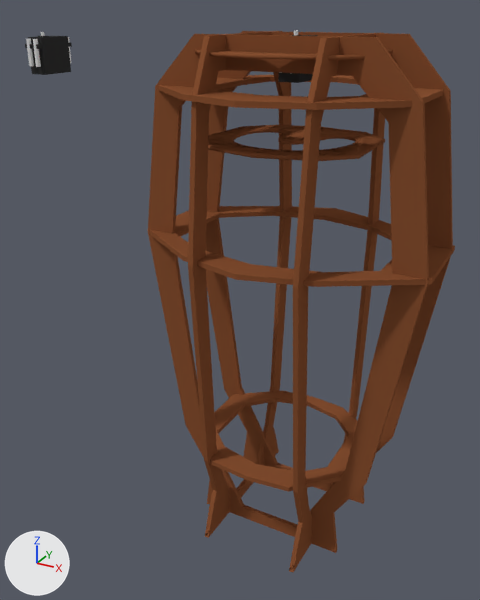
The Blender file LaserConstructionPlan/snowyOwl_smal.blend, before and after one commit.
Rendered twice from a 50 mm camera at (2.64, -5.88, 5.48) aimed at (-0.64, 0.08, 2.5). Every picture has the same lights, and +X, +Y and +Z are marked at lower left.

The first picture shows 'BezierCircle.001', 'BezierCircle.002', 'BezierCircle.003', 'BezierCircle.004', 'BezierCircle.005', 'BezierCircle.007', 'BezierCircle.008', 'BezierCircle.009', 'Neck', 'Servo', 'servoHoles'.
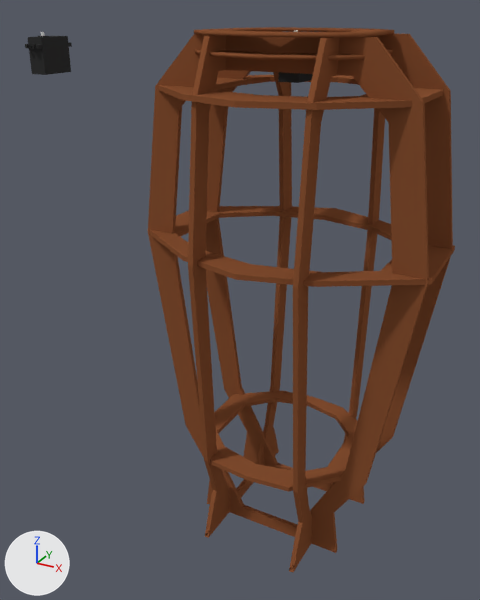
Commit message: head support

Boxes (x1, y1, x2, y2) around the edits, measured in the pictures (480 x 600 px):
'Neck', hidden (brown): before (208, 125, 385, 161)
'Neck_turnSupport', added (brown): after (194, 27, 395, 37)
'servoHoles', hidden: before (26, 37, 71, 67)

The change, as a diff of the scene's bpy script:
```diff
--- a/LaserConstructionPlan/snowyOwl_smal.blend.py
+++ b/LaserConstructionPlan/snowyOwl_smal.blend.py
@@ cu_neck_turnsupport @@
+cu_neck_turnsupport = bpy.data.curves.new('Neck_turnSupport', 'CURVE')
+cu_neck_turnsupport.dimensions = '2D'
+_sp = cu_neck_turnsupport.splines.new('BEZIER'); _sp.bezier_points.add(9)
+_sp.bezier_points.foreach_set('co', [-0.768, 0.366, 0.0, -0.479, 0.656, 0.0, 0.0, 0.731, 0.0, 0.479, 0.656, 0.0, 0.768, 0.366, 0.0, 0.806, -0.464, 0.0, 0.541, -0.729, 0.0, 0.0, -0.866, 0.0, -0.541, -0.729, 0.0, -0.806, -0.464, 0.0])
+_sp.bezier_points.foreach_set('handle_left', [-0.781, 0.0892, 0.0, -0.575, 0.559, 0.0, -0.16, 0.706, 0.0, 0.32, 0.681, 0.0, 0.672, 0.462, 0.0, 0.793, -0.187, 0.0, 0.629, -0.641, 0.0, 0.18, -0.821, 0.0, -0.361, -0.775, 0.0, -0.718, -0.552, 0.0])
+_sp.bezier_points.foreach_set('handle_right', [-0.672, 0.462, 0.0, -0.32, 0.681, 0.0, 0.16, 0.706, 0.0, 0.575, 0.559, 0.0, 0.781, 0.0892, 0.0, 0.718, -0.552, 0.0, 0.361, -0.775, 0.0, -0.18, -0.821, 0.0, -0.629, -0.641, 0.0, -0.793, -0.187, 0.0])
+for _p, _l, _r in zip(_sp.bezier_points, ['VECTOR', 'VECTOR', 'VECTOR', 'VECTOR', 'VECTOR', 'VECTOR', 'VECTOR', 'VECTOR', 'VECTOR', 'VECTOR'], ['VECTOR', 'VECTOR', 'VECTOR', 'VECTOR', 'VECTOR', 'VECTOR', 'VECTOR', 'VECTOR', 'VECTOR', 'VECTOR']): _p.handle_left_type = _l; _p.handle_right_type = _r
+_sp.order_u = 0
+_sp.order_v = 0
+_sp.use_cyclic_u = True
+_sp = cu_neck_turnsupport.splines.new('BEZIER'); _sp.bezier_points.add(9)
+_sp.bezier_points.foreach_set('co', [-0.57, 0.234, 0.0, -0.358, 0.422, 0.0, 0.0, 0.505, 0.0, 0.358, 0.422, 0.0, 0.57, 0.234, 0.0, 0.57, -0.292, 0.0, 0.382, -0.456, 0.0, 0.0, -0.54, 0.0, -0.382, -0.456, 0.0, -0.57, -0.292, 0.0])
+_sp.bezier_points.foreach_set('handle_left', [-0.57, 0.0585, 0.0, -0.428, 0.359, 0.0, -0.119, 0.477, 0.0, 0.239, 0.449, 0.0, 0.499, 0.296, 0.0, 0.57, -0.117, 0.0, 0.445, -0.401, 0.0, 0.127, -0.512, 0.0, -0.255, -0.484, 0.0, -0.507, -0.347, 0.0])
+_sp.bezier_points.foreach_set('handle_right', [-0.499, 0.296, 0.0, -0.239, 0.449, 0.0, 0.119, 0.477, 0.0, 0.428, 0.359, 0.0, 0.57, 0.0585, 0.0, 0.507, -0.347, 0.0, 0.255, -0.484, 0.0, -0.127, -0.512, 0.0, -0.445, -0.401, 0.0, -0.57, -0.117, 0.0])
+for _p, _l, _r in zip(_sp.bezier_points, ['VECTOR', 'VECTOR', 'VECTOR', 'VECTOR', 'VECTOR', 'VECTOR', 'VECTOR', 'VECTOR', 'VECTOR', 'VECTOR'], ['VECTOR', 'VECTOR', 'VECTOR', 'VECTOR', 'VECTOR', 'VECTOR', 'VECTOR', 'VECTOR', 'VECTOR', 'VECTOR']): _p.handle_left_type = _l; _p.handle_right_type = _r
+_sp.order_u = 0
+_sp.order_v = 0
+_sp.use_cyclic_u = True
+cu_neck_turnsupport.materials.append(mat_mdf)  # brown #885132
+cu_neck_turnsupport.use_path = True
+cu_neck_turnsupport.use_path_clamp = True
+cu_neck_turnsupport.bevel_resolution = 0
+cu_neck_turnsupport.offset = 0.001
+cu_neck_turnsupport.fill_mode = 'BOTH'
@@ ob_neck @@
 ob_neck.matrix_parent_inverse = Matrix(((1.0, 0.0, 0.0, 0.0), (0.0, 1.0, 0.0, 0.0478), (0.0, 0.0, 1.0, -5.357), (0.0, 0.0, 0.0, 1.0)))
-ob_neck.location = (0.0, 0.0, 4.384)
+ob_neck.location = (0.0, 0.0, 5.388)
 _m = ob_neck.modifiers.new('Solidify', 'SOLIDIFY')
@@ ob_neck @@
 _m = ob_neck.modifiers.new('Solidify', 'SOLIDIFY')
 _m.nonmanifold_merge_threshold = 0.0003
+ob_neck.hide_set(True)  # its collection is switched off
@@ ob_servoholes @@
 _m = ob_servoholes.modifiers.new('Mirror', 'MIRROR')
 _m.mirror_object = ob_servo
+ob_servoholes.hide_set(True)  # its collection is switched off
@@ ob_neck_turnsupport @@
+ob_neck_turnsupport = bpy.data.objects.new('Neck_turnSupport', cu_neck_turnsupport)  # modifiers SOLIDIFY
+ob_neck_turnsupport.location = (0.0, 0.0, 5.28)
```
